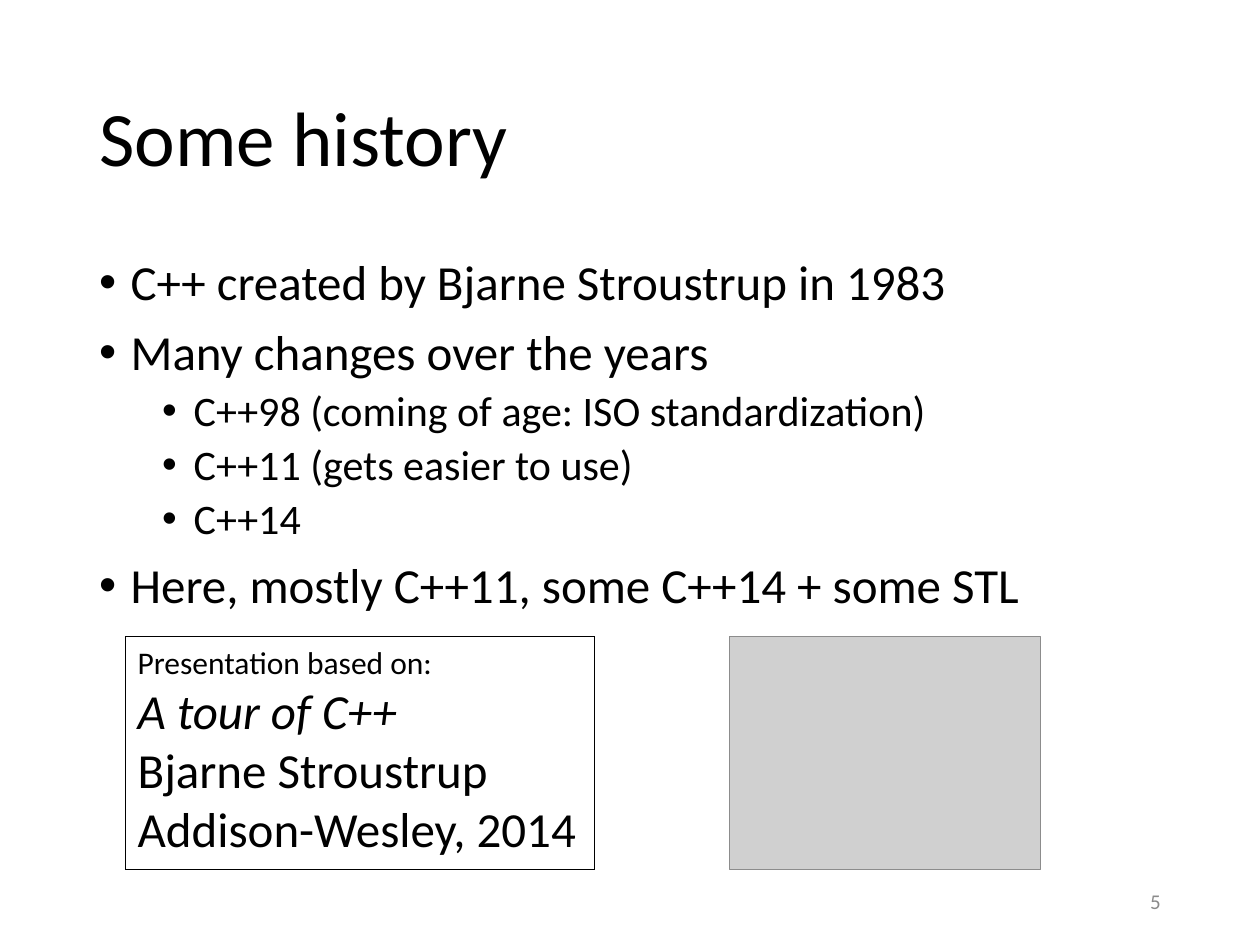
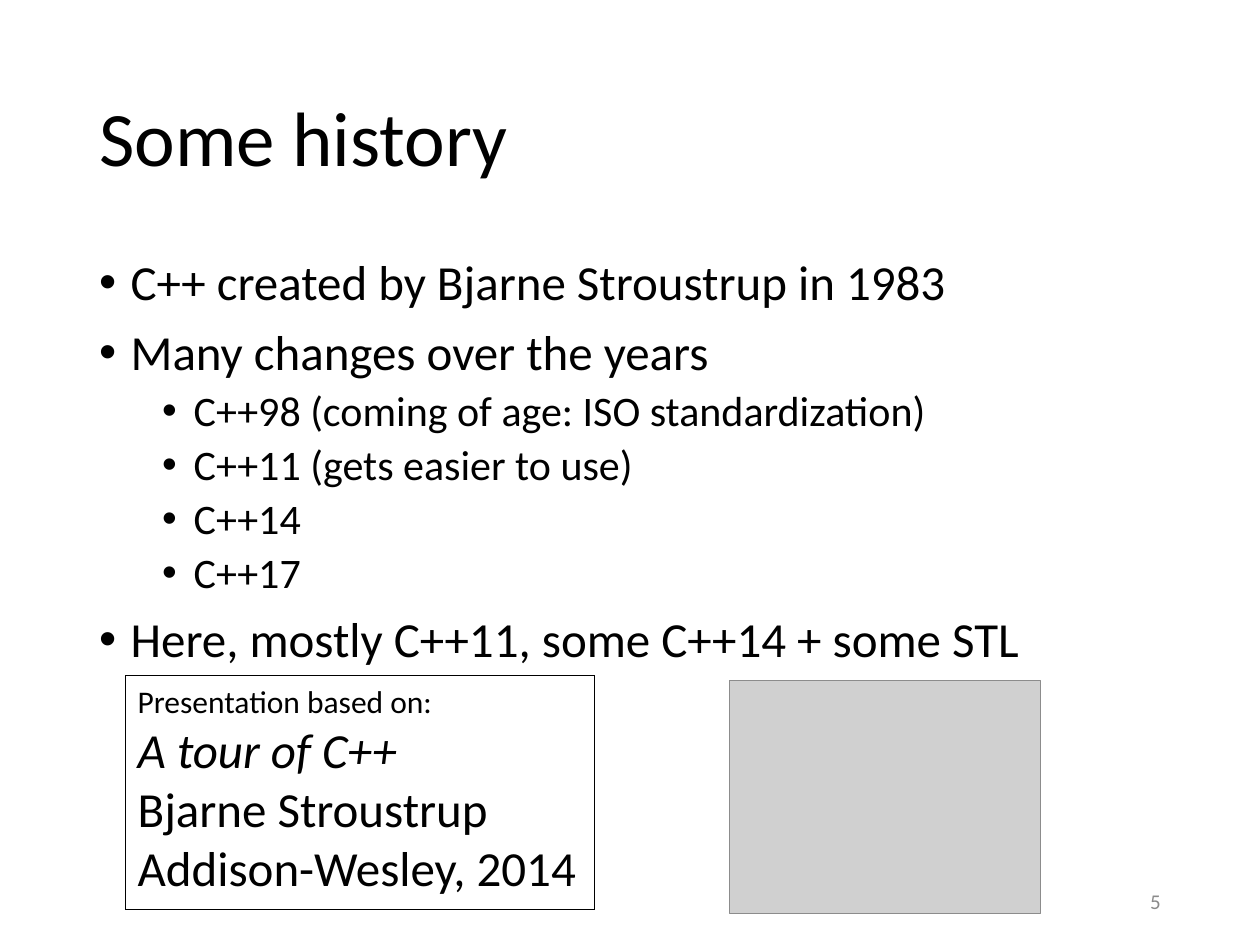
Before and after one commit to gjbex/training-material, a slide deck: slide 5 of CPlusPlus/scientific_cpp.pptx. Drawn at 1260x945 pixels with LibreOffice and Linux fonts; fonts in the diff are those of the drawing; grey boxes stand for pictures. Boxes give left, top, right and bottom in pixels: in the first picture for what was removed or moved away, otherwise in the second. Text is boxed around its words. In the diff, an @@ line names an element or a change of style, - is before the commit and + after.

Commit message:
Fix typos

```diff
--- a/CPlusPlus/scientific_cpp.pptx
+++ b/CPlusPlus/scientific_cpp.pptx
@@ text at bbox=[194, 560, 301, 589]: paragraph added @@
+  • C++17
@@ rectangle "Presentation based on: A tour ...": place and size @@
-rectangle "Presentation based on: A tour ..." at bbox=[125, 636, 593, 869]
+rectangle "Presentation based on: A tour ..." at bbox=[125, 677, 593, 910]
@@ picture: place and size @@
-picture at bbox=[730, 636, 1041, 869]
+picture at bbox=[730, 680, 1041, 914]
```
Also in this commit, not shown: 2 other slides changed.
